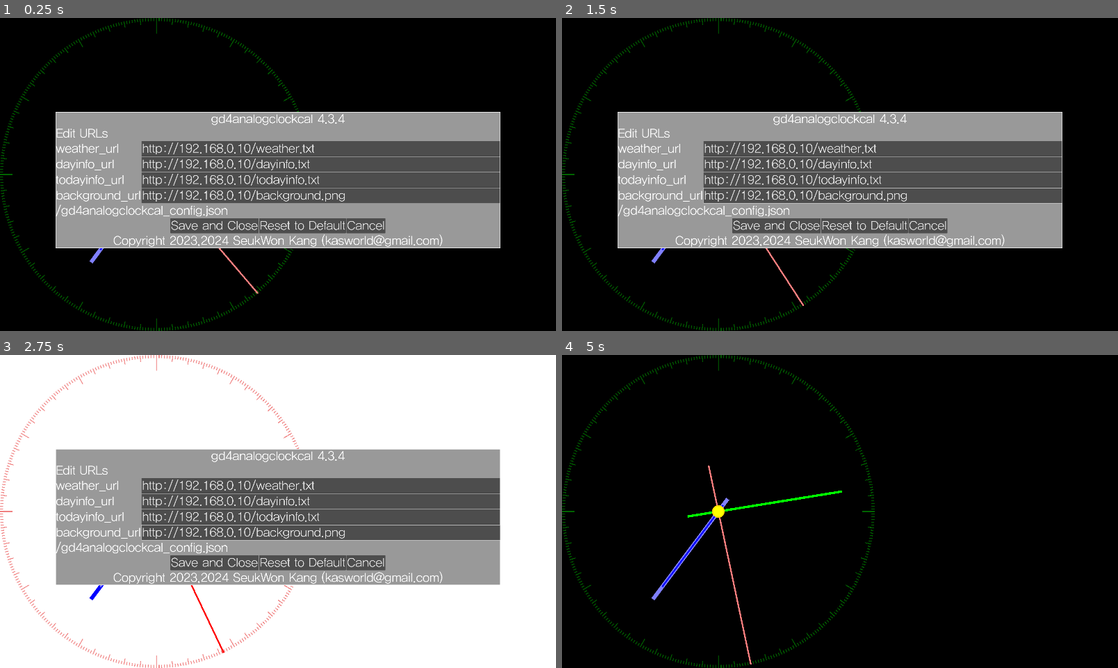
Above: before the commit, frames 1-4 (two rows, left to right).
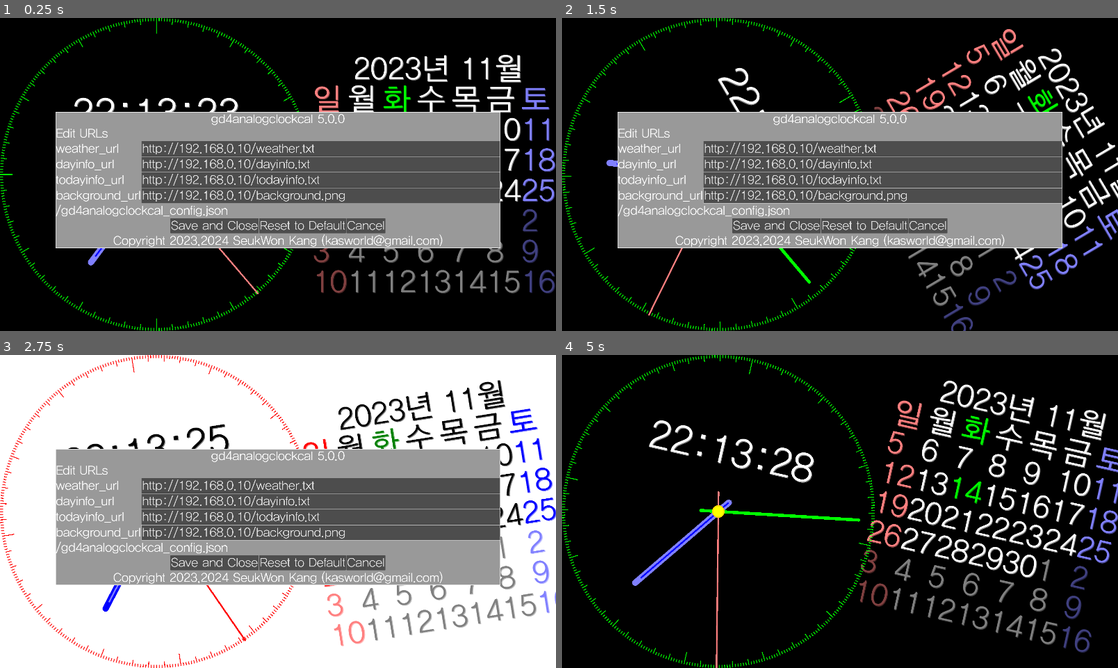
Above: after the commit, the same moments.

Repository: kasworld/gd4analogclockcal
Game: Godot game, scene res://main.tscn
Same seed, same stepped clock (60 frames per second), same inputs: the game is played once before the commit and once after it.
Inputs (mouse positions are in pixels of both pictures, inside the frame that each line leads up to):
- Up to frame 1 (0.25 s): no input
- Up to frame 2 (1.5 s): tap Enter at 0.5, 0.6, 1.35 s; move the mouse to (962, 158) at 0.52 s; click (962, 158) at 0.67 s; move the mouse to (728, 190) at 1.27 s; click (728, 190) at 1.42 s
- Up to frame 3 (2.75 s): move the mouse to (333, 442) at 2.02 s; tap Enter at 2.1 s; click (333, 442) at 2.17 s
- Up to frame 4 (5 s): move the mouse to (812, 574) at 2.77 s; tap Enter at 2.85, 3.6, 4.35 s; click (812, 574) at 2.92 s; move the mouse to (1006, 558) at 3.52 s; click (1006, 558) at 3.67 s; move the mouse to (673, 464) at 4.27 s; click (673, 464) at 4.42 s

The runs differ from the first frame. In frame 1, 5.6% of the frame differs, in the area x 0-100%, y 0-100%; in frame 2, 6.0%; in frame 3, 5.8%; in frame 4, 12%.
Error in both runs: Attempt to call function 'store_line' in base 'null instance' on a null instance. (res://global/config.gd:13)

Commit message:
use light dial

Diff:
--- a/analog_clock/analog_clock.gd
+++ b/analog_clock/analog_clock.gd
@@ -13,12 +13,13 @@
 func init(config :Dictionary, r :float, tz_s :float) -> void:
 	tz_shift = tz_s
 	clock_R = r
-	draw_dial(clock_R)
 	draw_hand()
 	center_circle1 = Global2d.new_circle_fill(Vector2(0,0), clock_R/25, Global2d.colors.center_circle1)
 	add_child(center_circle1)
 	center_circle2 = Global2d.new_circle_fill(Vector2(0,0), clock_R/30, Global2d.colors.center_circle2)
 	add_child(center_circle2)
+
+	$AnalogDial.init(r)
 
 	var co = Global2d.colors.timelabel
 	$LabelTime.position = Vector2(-r/3.0,-r/2)
@@ -68,44 +69,10 @@
 		hands_lines[k] = new_clock_hand(hands_gradients[k], hands_param[k][0],hands_param[k][1] )
 		add_child(hands_lines[k])
 
-var dial_gradient = {
-	dial_360_1 = null,
-	dial_360_2 = null,
-	dial_90_1 = null,
-	dial_90_2 = null,
-	dial_30 = null,
-	dial_6 = null,
-	dial_1 = null,
-}
-func draw_dial(r :float):
-	var w = r/30
-	for k in dial_gradient:
-		dial_gradient[k] = new_gradient(Global2d.colors[k])
-	for i in range(0,360):
-		var rad = deg_to_rad(i)
-		if i == 0:
-			add_child( new_clock_face( r, dial_gradient.dial_360_1, rad, r/50, w*3, 0 ) )
-			add_child( new_clock_face( r, dial_gradient.dial_360_2, rad, r/200, w*3, 0 ) )
-		elif i % 90 ==0:
-			add_child( new_clock_face( r, dial_gradient.dial_90_1, rad, r/100, w*3, 0 ) )
-			add_child( new_clock_face( r, dial_gradient.dial_90_2, rad, r/300, w*2, 0 ) )
-		elif i % 30 == 0 :
-			add_child( new_clock_face( r, dial_gradient.dial_30, rad, r/150, w*3, 0 ) )
-		elif i % 6 == 0 :
-			add_child( new_clock_face( r, dial_gradient.dial_6, rad, r/200, w*2, 0 ) )
-		else :
-			add_child( new_clock_face( r, dial_gradient.dial_1, rad, r/400, w*1, 0 ) )
-
-	for i in range(1,13):
-		var n = hour_letter(r, i)
-		dial_nums.append(n)
-		add_child(n)
-
 func update_color()->void:
+	$AnalogDial.update_color()
 	for n in dial_nums:
 		Global2d.set_label_color(n,Global2d.colors.dial_num[0], Global2d.colors.dial_num[1] )
-	for k in dial_gradient:
-		dial_gradient[k].colors = Global2d.colors[k]
 	for k in hands_lines:
 		hands_gradients[k].colors = Global2d.colors[k]
 	center_circle1.color = Global2d.colors.center_circle1
@@ -132,15 +99,6 @@
 #	lb.rotation = rad + PI/2
 	lb.position = Vector2( r*0.85 * cos(rad), r*0.85 * sin(rad) ) - Vector2(r*0.08,r*0.06)
 	return lb
-
-func new_clock_face(r :float, gr :Gradient, rad :float, w :float, h :float, y :float) -> Line2D:
-	var cr = Line2D.new()
-	cr.gradient = gr
-	cr.width = w
-	cr.points = [Vector2(0,y-r), Vector2(0,y-r+h)]
-	cr.rotation = rad
-	cr.antialiased = true
-	return cr
 
 func new_clock_hand(gr :Gradient, w :float, h: float) -> Line2D:
 	var cr = Line2D.new()
@@ -174,7 +132,6 @@
 		old_time_dict = time_now_dict
 		$LabelTime.text = "%02d:%02d:%02d" % [time_now_dict["hour"] , time_now_dict["minute"] ,time_now_dict["second"]  ]
 
-
 func second2rad(sec :float) -> float:
 	return 2.0*PI/60.0*sec
 
--- a/analog_clock/analog_clock.tscn
+++ b/analog_clock/analog_clock.tscn
@@ -1,9 +1,12 @@
-[gd_scene load_steps=2 format=3 uid="uid://66uu15vflcpu"]
+[gd_scene load_steps=3 format=3 uid="uid://66uu15vflcpu"]
 
 [ext_resource type="Script" path="res://analog_clock/analog_clock.gd" id="1_bs3fy"]
+[ext_resource type="PackedScene" uid="uid://dt2l1jpw00non" path="res://analog_dial/analog_dial.tscn" id="2_qof2o"]
 
 [node name="AnalogClock" type="Node2D"]
 script = ExtResource("1_bs3fy")
+
+[node name="AnalogDial" parent="." instance=ExtResource("2_qof2o")]
 
 [node name="LabelTime" type="Label" parent="."]
 anchors_preset = 8
--- a/analog_clock2/analog_clock_2.gd
+++ /dev/null
@@ -1,71 +0,0 @@
-extends Node2D
-
-class_name AnalogClock2
-
-var tz_shift :float = 9.0
-var dial_lines :PackedVector2Array =[]
-var line_thick :float = 2
-var clock_R :float
-
-var hands_line :Dictionary # p1,p2,width
-
-func make_dial_lines(r :float)->void:
-	for i in range(0,360):
-		var rad = deg_to_rad(i+180)
-		var r1 :float
-		if i == 0:
-			r1 = r*0.9
-		elif i % 90 == 0:
-			r1 = r*0.92
-		elif i % 30 == 0 :
-			r1 = r*0.94
-		elif i % 6 == 0 :
-			r1 = r*0.96
-		else :
-			r1 = r*0.98
-		dial_lines.append_array([ make_pos_by_rad_r(rad,r1),make_pos_by_rad_r(rad,r) ])
-
-func make_hands()->void:
-	var ms = Time.get_unix_time_from_system()
-	var second = ms - int(ms/60)*60
-	ms = ms / 60
-	var minute = ms - int(ms/60)*60
-	ms = ms / 60
-	var hour = ms - int(ms/24)*24 + tz_shift
-	var rad_second = -second2rad(second)+PI
-	var rad_minute = -minute2rad(minute)+PI
-	var rad_hour = -hour2rad(hour)+PI
-	hands_line.hour1 = [make_pos_by_rad_r(rad_hour,clock_R*0.7),make_pos_by_rad_r(rad_hour,clock_R* -0.1), line_thick*5 ]
-	hands_line.hour2 = [make_pos_by_rad_r(rad_hour,clock_R*0.6),make_pos_by_rad_r(rad_hour,clock_R* -0.05), line_thick*2 ]
-	hands_line.minute = [make_pos_by_rad_r(rad_minute,clock_R*0.8),make_pos_by_rad_r(rad_minute,clock_R* -0.2), line_thick*3 ]
-	hands_line.second = [make_pos_by_rad_r(rad_second,clock_R*1.0),make_pos_by_rad_r(rad_second,clock_R* -0.3), line_thick*2 ]
-
-func make_pos_by_rad_r(rad:float, r :float)->Vector2:
-	return Vector2(sin(rad)*r, cos(rad)*r)
-
-func init(r:float)->void:
-	clock_R = r
-	make_dial_lines(clock_R)
-	line_thick = clock_R/200
-	make_hands()
-
-func _process(delta: float) -> void:
-	make_hands()
-	queue_redraw()
-
-func _draw() -> void:
-	draw_multiline(dial_lines,Global2d.colors.dial_1[0], line_thick)
-	for k in ["hour1","hour2","minute","second"]:
-		var v = hands_line[k]
-		draw_line(v[0],v[1], Global2d.colors[k][0] ,v[2])
-	draw_circle( Vector2(0,0), clock_R/25, Global2d.colors.center_circle1)
-	draw_circle( Vector2(0,0), clock_R/30, Global2d.colors.center_circle2)
-
-func second2rad(sec :float) -> float:
-	return 2.0*PI/60.0*sec
-
-func minute2rad(m :float) -> float:
-	return 2.0*PI/60.0*m
-
-func hour2rad(hour :float) -> float:
-	return 2.0*PI/12.0*hour
--- /dev/null
+++ b/analog_dial/analog_dial.gd
@@ -0,0 +1,37 @@
+extends Node2D
+
+class_name AnalogDial
+
+var dial_lines :PackedVector2Array =[]
+var line_thick :float = 2
+var clock_R :float
+
+func make_dial_lines(r :float)->void:
+	for i in range(0,360):
+		var rad = deg_to_rad(i+180)
+		var r1 :float
+		if i == 0:
+			r1 = r*0.9
+		elif i % 90 == 0:
+			r1 = r*0.92
+		elif i % 30 == 0 :
+			r1 = r*0.94
+		elif i % 6 == 0 :
+			r1 = r*0.96
+		else :
+			r1 = r*0.98
+		dial_lines.append_array([ make_pos_by_rad_r(rad,r1),make_pos_by_rad_r(rad,r) ])
+
+func make_pos_by_rad_r(rad:float, r :float)->Vector2:
+	return Vector2(sin(rad)*r, cos(rad)*r)
+
+func init(r:float)->void:
+	clock_R = r
+	make_dial_lines(clock_R)
+	line_thick = clock_R/200
+
+func update_color()->void:
+	queue_redraw()
+
+func _draw() -> void:
+	draw_multiline(dial_lines,Global2d.colors.dial_1, line_thick)
--- a/analog_clock2/analog_clock_2.tscn
+++ b/analog_dial/analog_dial.tscn
@@ -1,6 +1,6 @@
 [gd_scene load_steps=2 format=3 uid="uid://dt2l1jpw00non"]
 
-[ext_resource type="Script" path="res://analog_clock2/analog_clock_2.gd" id="1_f3jyu"]
+[ext_resource type="Script" path="res://analog_dial/analog_dial.gd" id="1_f3jyu"]
 
 [node name="AnalogClock2" type="Node2D"]
 script = ExtResource("1_f3jyu")
--- a/global/global2d.gd
+++ b/global/global2d.gd
@@ -29,13 +29,7 @@
 	center_circle1 = Color.GOLD,
 	center_circle2 = Color.YELLOW,
 	dial_num = [Color.GRAY, Color.WHITE],
-	dial_360_1 = [Color.DARK_GREEN, Color.GREEN],
-	dial_360_2 = [Color.ORANGE_RED, Color.DARK_RED],
-	dial_90_1 = [Color.DARK_GREEN, Color.GREEN],
-	dial_90_2 = [Color.ORANGE_RED, Color.DARK_RED],
-	dial_30 = [Color.DARK_GREEN, Color.GREEN],
-	dial_6 = [Color.DARK_GREEN, Color.GREEN],
-	dial_1 = [Color.DARK_GREEN, Color.GREEN],
+	dial_1 = Color.GREEN,
 }
 var colors_light = 	{
 	weekday = [
@@ -61,13 +55,7 @@
 	center_circle1 = Color.GOLDENROD,
 	center_circle2 = Color.DARK_GOLDENROD,
 	dial_num = [Color.GRAY, Color.BLACK],
-	dial_360_1 = [Color.LIGHT_CORAL, Color.DARK_RED],
-	dial_360_2 = [Color.DARK_BLUE, Color.SKY_BLUE],
-	dial_90_1 = [Color.LIGHT_CORAL, Color.DARK_RED],
-	dial_90_2 = [Color.DARK_BLUE, Color.SKY_BLUE],
-	dial_30 = [Color.LIGHT_CORAL, Color.DARK_RED],
-	dial_6 = [Color.LIGHT_CORAL, Color.DARK_RED],
-	dial_1 = [Color.LIGHT_CORAL, Color.DARK_RED],
+	dial_1 = Color.RED,
 }
 var colors = colors_dark
 
--- a/main.gd
+++ b/main.gd
@@ -13,7 +13,7 @@
 	]
 
 var config = {
-	"version" : "gd4analogclockcal 4.3.4",
+	"version" : "gd4analogclockcal 5.0.0",
 	"weather_url" : "http://192.168.0.10/weather.txt",
 	"dayinfo_url" : "http://192.168.0.10/dayinfo.txt",
 	"todayinfo_url" : "http://192.168.0.10/todayinfo.txt",
@@ -45,10 +45,6 @@
 		[Vector2(vp_rect.size.y/2, vp_rect.size.y/2 ), Vector2(vp_rect.size.x - vp_rect.size.y/2, vp_rect.size.y/2 ) ]
 		)
 	$AnalogClock.position = analogclock_pos_list[0]
-
-	$AnalogClock2.init(vp_rect.size.y/2)
-	$AnalogClock2.position = analogclock_pos_list[0]
-
 
 	co = Global2d.colors.paneloption
 	var optrect = Rect2( vp_rect.size.x * 0.1 ,vp_rect.size.y * 0.3 , vp_rect.size.x * 0.8 , vp_rect.size.y * 0.4 )
--- a/main.tscn
+++ b/main.tscn
@@ -1,10 +1,9 @@
-[gd_scene load_steps=7 format=3 uid="uid://btxtva4j47rfm"]
+[gd_scene load_steps=6 format=3 uid="uid://btxtva4j47rfm"]
 
 [ext_resource type="Script" path="res://main.gd" id="1_q4spd"]
 [ext_resource type="PackedScene" uid="uid://b1m11n5rm2gh7" path="res://calendar/calendar.tscn" id="5_3yc3x"]
 [ext_resource type="PackedScene" uid="uid://66uu15vflcpu" path="res://analog_clock/analog_clock.tscn" id="5_lttaa"]
 [ext_resource type="PackedScene" uid="uid://bf1vkxi8i0lm1" path="res://ani_move_2d/ani_move_2d.tscn" id="6_8hgi2"]
-[ext_resource type="PackedScene" uid="uid://dt2l1jpw00non" path="res://analog_clock2/analog_clock_2.tscn" id="6_hi08c"]
 [ext_resource type="PackedScene" uid="uid://btysv8q6rp8ku" path="res://panel_option/panel_option.tscn" id="6_wscdf"]
 
 [node name="Main" type="Node2D"]
@@ -27,12 +26,8 @@
 autostart = true
 
 [node name="Calendar" parent="." instance=ExtResource("5_3yc3x")]
-visible = false
 
 [node name="AnalogClock" parent="." instance=ExtResource("5_lttaa")]
-visible = false
-
-[node name="AnalogClock2" parent="." instance=ExtResource("6_hi08c")]
 
 [connection signal="timeout" from="TimerDayNight" to="." method="_on_timer_day_night_timeout"]
 [connection signal="timeout" from="AutoHideOptionPanel" to="." method="_on_auto_hide_option_panel_timeout"]
